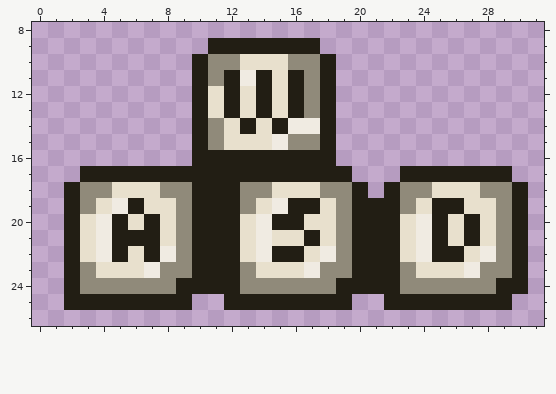
Pixel-art sprite, stored at res/GUI/WASD-2.png.png. This is how it looked before the edit.
The file is 32x32 pixels. Shown: x 0..31, y 8..26.
And afterwards:
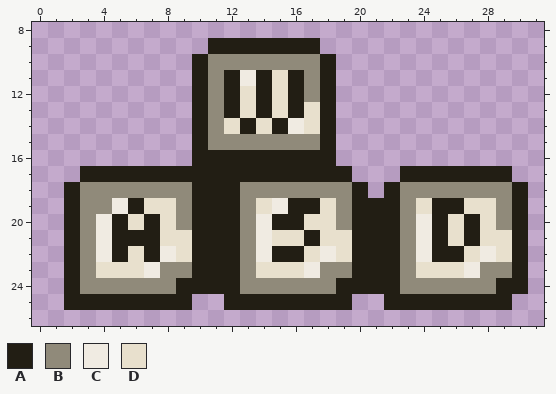
Palette (. is transparent): A #221e14  B #908a7a  C #f0ebe2  D #e8e0cd
The commit says: GUI UPDATE: Space animated, wasd sprites improved lighting
The edit:
y 10: x 13..15 DDD -> BBB
y 12: x 11 D -> B
y 13: x 11 D -> B; x 17 B -> D
y 14: x 17 C -> D
y 15: x 12..15 DDDC -> BBBB
y 18: x 5..7 DDD -> BBB; x 15..17 DDD -> BBB; x 25..27 DDD -> BBB
y 19: x 4 D -> B
y 20: x 3 D -> B; x 13 D -> B; x 23 D -> B
y 21..22: x 3 D -> B; x 9 B -> D; x 13 D -> B; x 19 B -> D; x 23 D -> B; x 29 B -> D
Pixel boxes of the changes (left, top, right, bottom) in both pictures:
changed: (80, 54, 512, 262)
